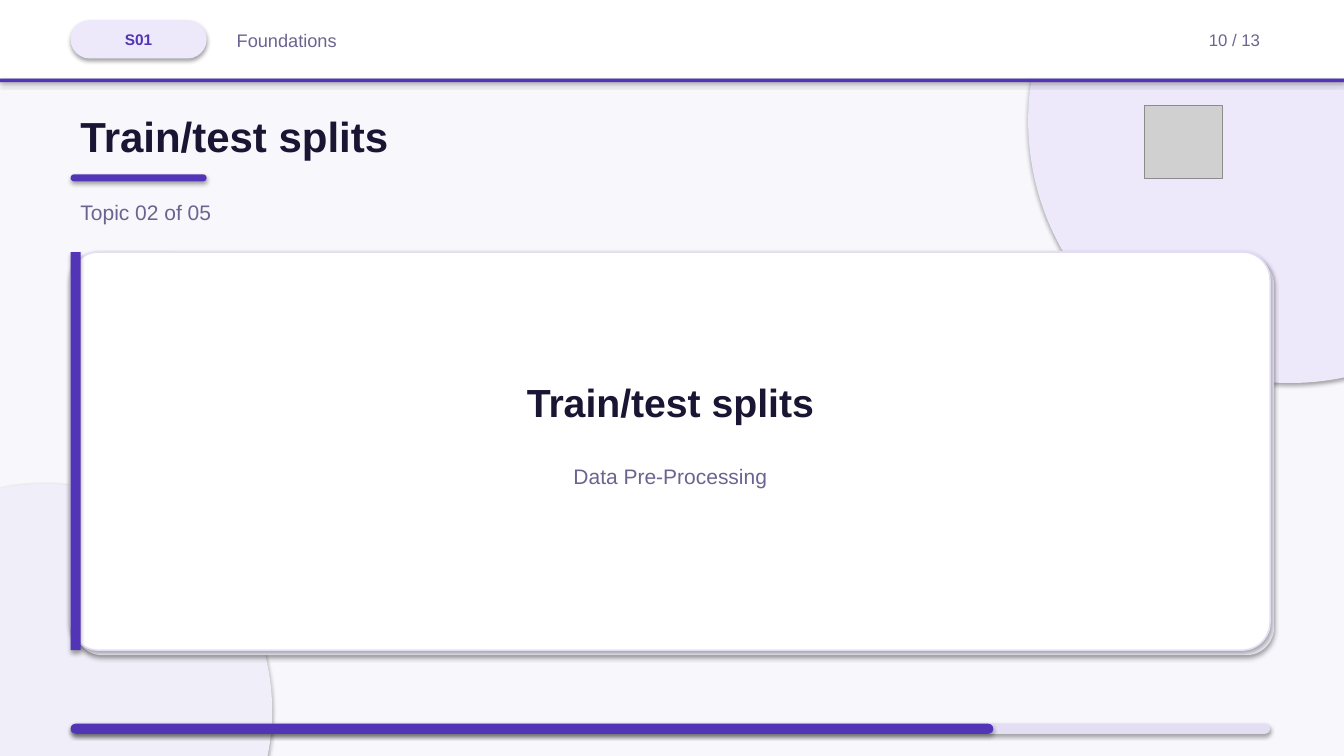
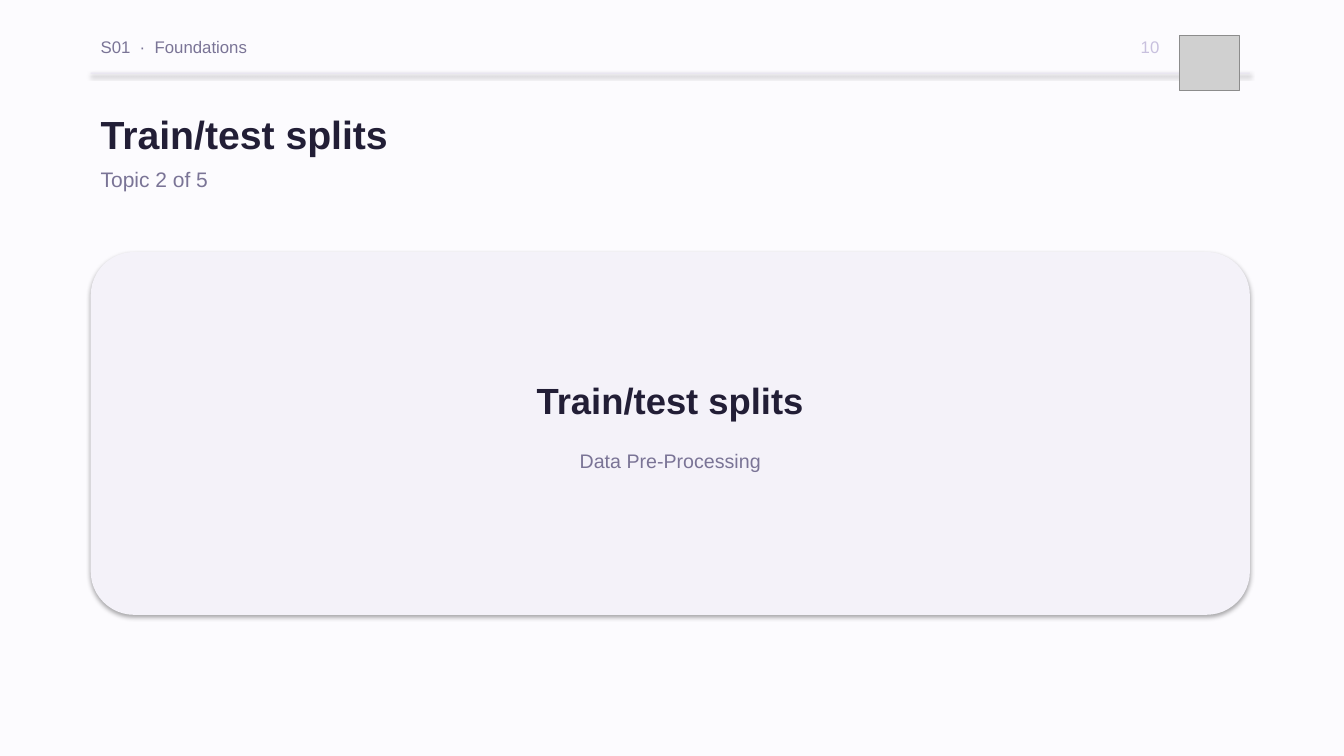
Before and after one commit to iksasa15/AI-ML, a slide deck: slide 10 of web-presentation/pdf-exports/Week1-Session1-Foundations.pptx. Drawn at 1344x756 pixels with LibreOffice and Linux fonts; fonts in the diff are those of the drawing; grey boxes stand for pictures. Boxes give left, top, right and bottom in pixels: in the first picture for what was removed or moved away, otherwise in the second. Text is boxed around its words. In the diff, an @@ line names an element or a change of style, - is before the commit and + after.

```diff
--- a/web-presentation/pdf-exports/Week1-Session1-Foundations.pptx
+++ b/web-presentation/pdf-exports/Week1-Session1-Foundations.pptx
@@ background #F8F7FC to #FCFBFE @@
@@ rounded rectangle removed at box(71, 20, 207, 58) @@
@@ ellipse removed at box(1028, 0, 1344, 383) @@
@@ text "S01 · Foundations" at box(101, 41, 247, 53): vertical alignment middle to top @@
@@ text at box(101, 41, 247, 53): text changed; size 13 to 12 pt; text colour #6B6490 to #7A7496 @@
-Foundations
+S01 · Foundations
@@ text removed at box(125, 34, 152, 45) @@
-S01
@@ text "10" at box(1141, 41, 1160, 53): vertical alignment middle to top @@
@@ text at box(1141, 41, 1160, 53): text changed; text colour #6B6490 to #C8C0DE @@
-10 / 13
+10
@@ picture: place and size @@
-picture at box(1144, 106, 1223, 178)
+picture at box(1180, 35, 1240, 91)
@@ rectangle removed at box(0, 79, 1344, 83) @@
@@ rectangle: place and size @@
-rectangle at box(0, 0, 1344, 79)
+rectangle at box(91, 73, 1250, 74)
@@ rectangle at box(91, 73, 1250, 74): fill #FFFFFF to #E8E4F2 @@
@@ text "Train/test splits": place and size @@
-text "Train/test splits" at box(80, 121, 389, 161)
+text "Train/test splits" at box(101, 120, 388, 157)
@@ text "Train/test splits" at box(101, 120, 388, 157): size 30 to 28 pt, text colour #1A1533 to #221E36 @@
@@ rounded rectangle removed at box(71, 174, 207, 181) @@
@@ text at box(101, 172, 208, 191): text changed; text colour #6B6490 to #7A7496 @@
-Topic 02 of 05
+Topic 2 of 5
@@ rectangle removed at box(71, 252, 81, 650) @@
@@ rounded rectangle removed at box(75, 257, 1274, 655) @@
@@ rounded rectangle: place and size @@
-rounded rectangle at box(71, 252, 1270, 650)
+rounded rectangle at box(91, 252, 1250, 615)
@@ rounded rectangle at box(91, 252, 1250, 615): fill #FFFFFF to #F4F2F9; outline #E4DEF4 1.1 pt to none; proportions changed @@
@@ text "Train/test splits": place and size @@
-text "Train/test splits" at box(527, 388, 814, 425)
+text "Train/test splits" at box(537, 387, 803, 421)
@@ text "Train/test splits" at box(537, 387, 803, 421): size 28 to 26 pt, text colour #1A1533 to #221E36 @@
@@ text "Data Pre-Processing": place and size @@
-text "Data Pre-Processing" at box(573, 469, 767, 489)
+text "Data Pre-Processing" at box(580, 454, 761, 472)
@@ text "Data Pre-Processing" at box(580, 454, 761, 472): size 15 to 14 pt, text colour #6B6490 to #7A7496 @@
@@ ellipse removed at box(0, 484, 272, 756) @@
@@ rounded rectangle removed at box(71, 724, 1270, 734) @@
@@ rounded rectangle removed at box(71, 724, 993, 734) @@
```
Also in this commit, not shown: 12 other slides changed, 3 other files.
